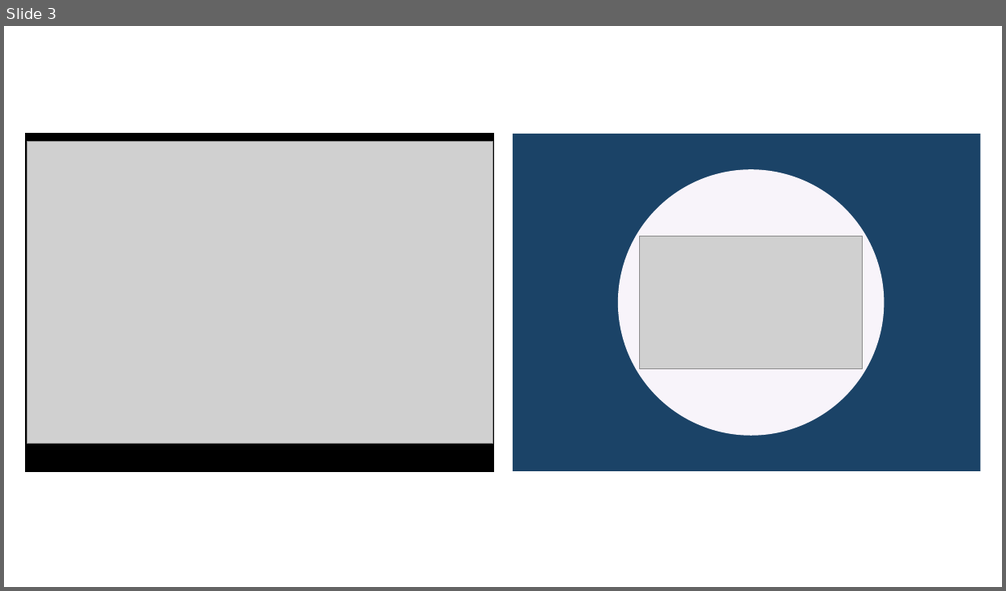
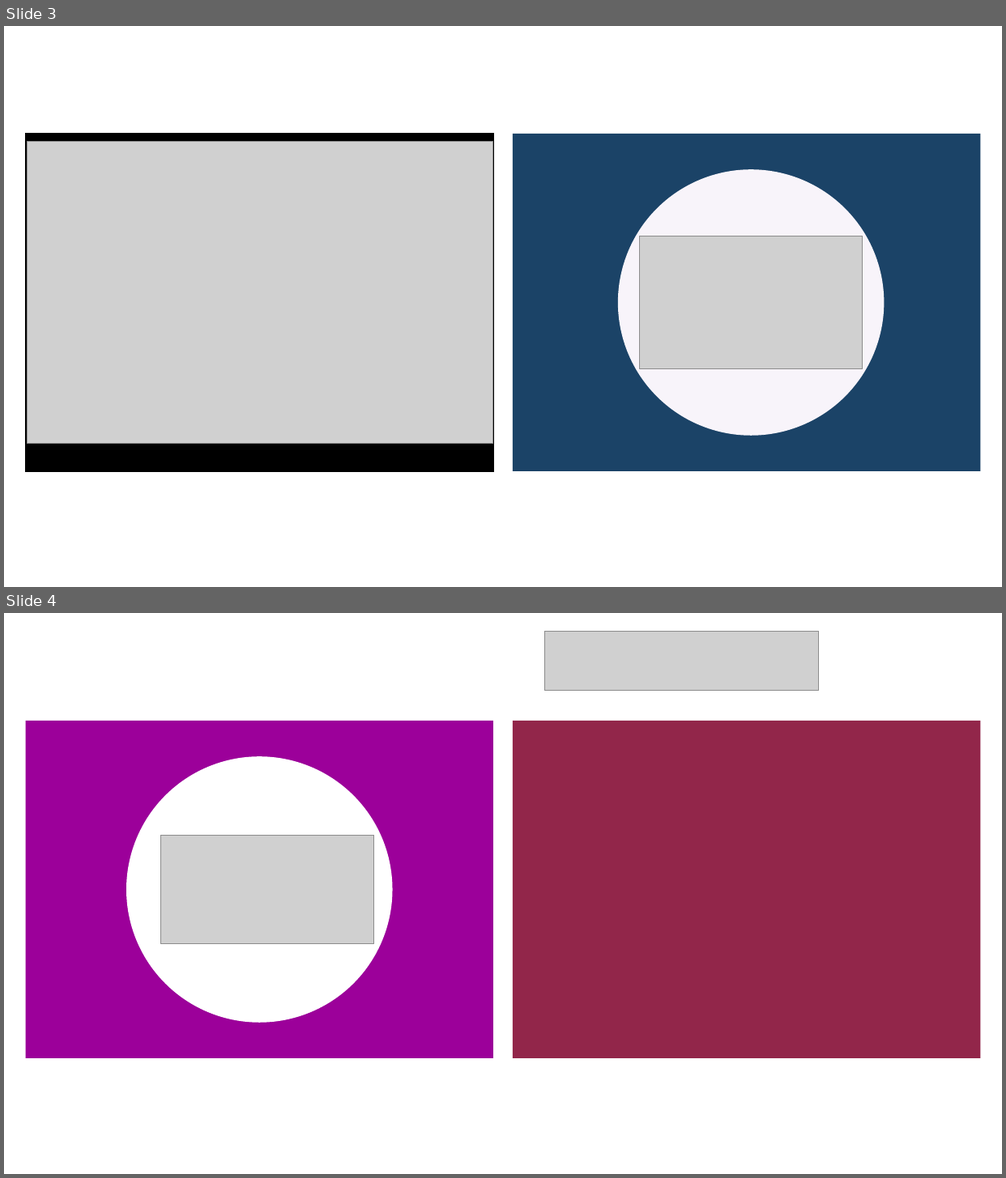
Before and after one commit to SammysStacks/Personal-Website, a slide deck: Photos/portfolio/Website Photos.pptx. Shown one above the other, each under a label of ours: slide 3 before the commit, slides 3 and 4 after it. The pictures are 1006x591 and 1006x1178 pixels, drawn with LibreOffice and Linux fonts; fonts in the diff are those of the drawing; grey boxes stand for pictures. Boxes give left, top, right and bottom in pixels: in the first picture for what was removed or moved away, otherwise in the second. Text is boxed around its words. In the diff, an @@ line names an element or a change of style, - is before the commit and + after.

```diff
--- a/Photos/portfolio/Website Photos.pptx
+++ b/Photos/portfolio/Website Photos.pptx
@@ slide 4 added at [4,613,1002,1174], background #FFFFFF @@
@@ picture added at [544,631,819,690] @@
@@ rectangle added at [26,721,493,1059], fill #9C009A @@
@@ rectangle added at [513,721,981,1059], fill #92264A @@
@@ ellipse added at [126,756,393,1023], fill #FFFFFF @@
@@ picture added at [160,835,374,944] @@
```
Also in this commit, not shown: 1 other slide added, 2 slides removed, 21 other files.
